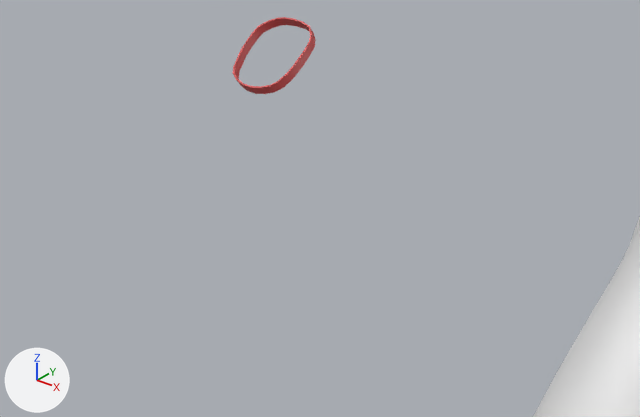
Before and after pictures for a commit that changed the FBX model 3D modellen/Hond/Moustache.fbx.
Rendered twice from a 50 mm camera at (17.1, -21.8, 13.7) aimed at (0.6, -1.2, 0.9). Lighting does not change. The marker at lower left points along +X, +Y and +Z. Where no turn or scale is listed for an object, it has been applied to the vertices.

The scene before the commit, as lines of its bpy script (objects in view):
```python
mat_carpet_red = principled_material('Carpet Red')
mat_carpet_red.base_color = (0.73, 0.0949, 0.0949)  # red #de5757
me_mesh = bpy.data.meshes.new('Mesh')
me_mesh.from_pydata(...)  # 101 vertices, 100 faces; spans x -1.13..1.1, y -1.14..1.05, z -0.9..0.97
me_mesh.materials.append(mat_carpet_red)  # red #de5757
me_mesh_001 = bpy.data.meshes.new('Mesh.001')
me_mesh_001.from_pydata(...)  # 11516 vertices, 11504 faces; spans x -147.0..147.0, y -548.0..398.0, z -500.0..617.0
me_mesh_001.materials.append(mat_mat_3)  # its picture is missing
ob_collar = bpy.data.objects.new('Collar', me_mesh)
ob_collar.location = (0.0, -2.62, 6.26)
ob_dog = bpy.data.objects.new('Dog', me_mesh_001)
ob_dog.location = (0.0, 544.22, 28.71)
```
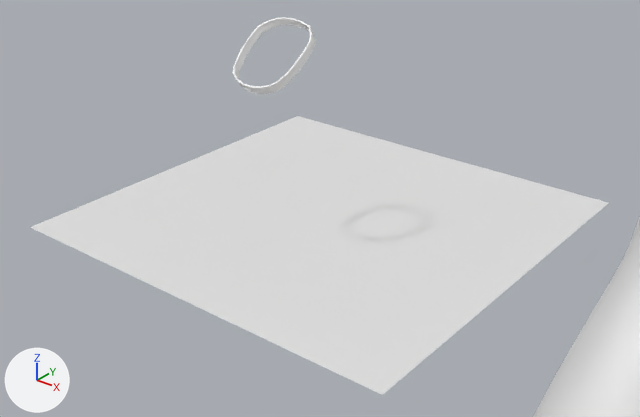
Boxes (x1, y1, x2, y2) around the edits, measured in the pictures (640 x 417 px):
'Plane', added: after (30, 116, 608, 395)
'Collar', recoloured: (233, 17, 316, 94) in both

What the commit changed:
Material 'Carpet Red' (mat_carpet_red) changes colour from red #de5757 to white #ffffff; in linear values from (0.73, 0.0949, 0.0949) to (1.0, 1.0, 1.0).
Mesh me_mesh_1 is new.
It has 441 vertices, 400 faces and spans x -7.27..7.27, y -7.05..7.05, z 0.0.
Object 'Plane' (ob_plane) is new; it shows me_mesh_1.
Its location is (0.0, 0.0, 0.0).
